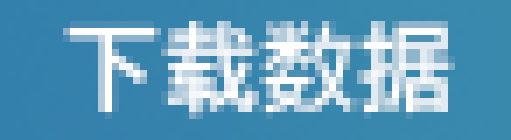
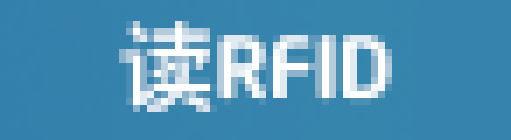
Two versions of the same layered image (511 x 140). Layer-by-layer changes:
added layer "读RFID" above "下载数据" over (x1=119, y1=21, x2=392, y2=112)
hid "下载数据" over (x1=63, y1=21, x2=455, y2=119)
painted on "背景" over (x1=112, y1=0, x2=511, y2=140)
